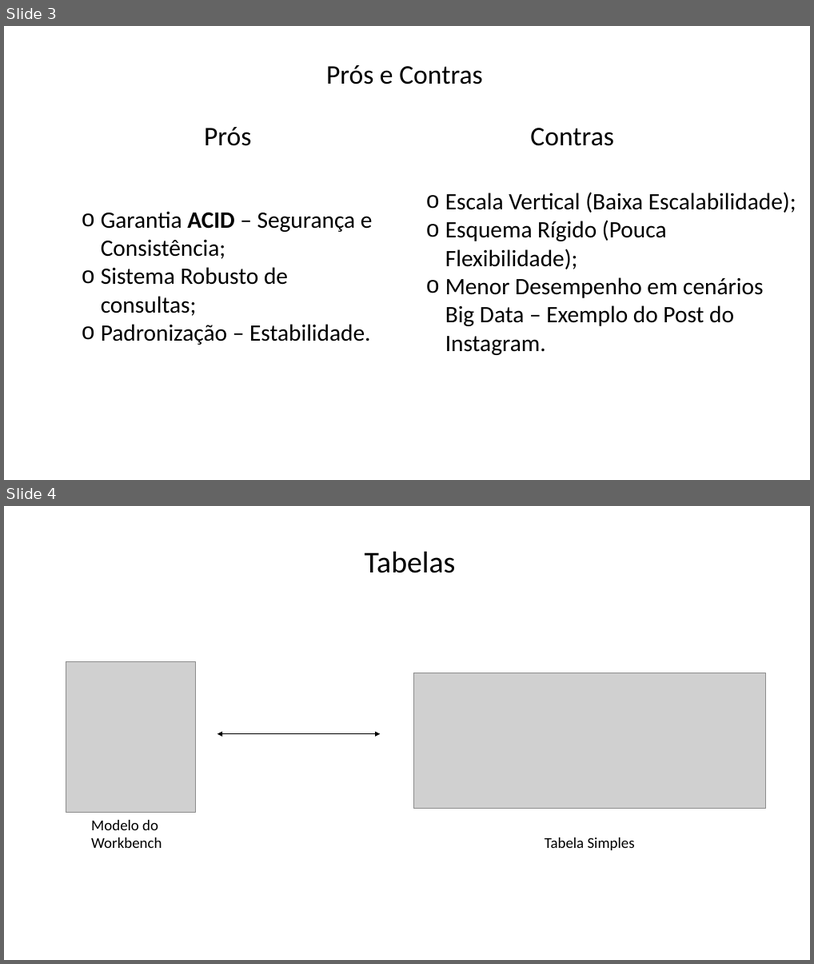
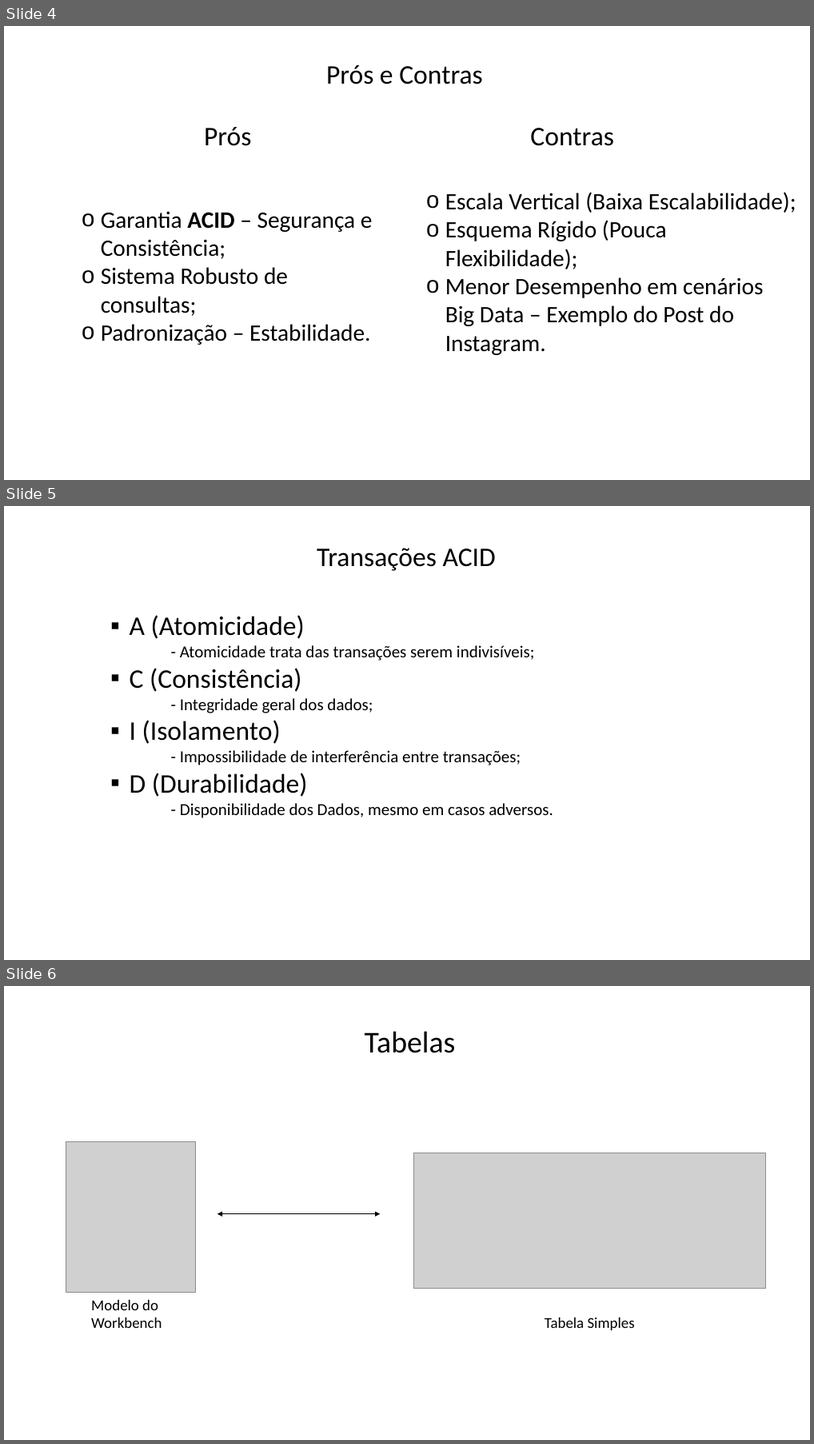
Before and after one commit to Felipe-Tagawa/C07-Monitoria, a slide deck: Aula 02/IntroduçãoBD.pptx. Shown one above the other, each under a label of ours: slides 3 and 4 before the commit, slides 4, 5 and 6 after it. The pictures are 814x964 and 814x1444 pixels, drawn with LibreOffice and Linux fonts; fonts in the diff are those of the drawing; grey boxes stand for pictures; background and template pictures are left out. Boxes give left, top, right and bottom in pixels: in the first picture for what was removed or moved away, otherwise in the second. Text is boxed around its words. In the diff, an @@ line names an element or a change of style, - is before the commit and + after.

```diff
--- a/Aula 02/IntroduçãoBD.pptx
+++ b/Aula 02/IntroduçãoBD.pptx
@@ slide 5 added at <box>4,506,810,960</box>, background picture (left out) @@
@@ text added at <box>317,548,496,571</box>, 32 pt, text #000000 @@
+Transações ACID
@@ text added at <box>130,615,554,818</box>, 20 pt, text #000000 @@
+▪ A (Atomicidade)
+- Atomicidade trata das transações serem indivisíveis;
+▪ C (Consistência)
+- Integridade geral dos dados;
+▪ I (Isolamento)
+- Impossibilidade de interferência entre transações;
+▪ D (Durabilidade)
+- Disponibilidade dos Dados, mesmo em casos adversos.
@@ what was slide 3 is now slide 4 @@
@@ what was slide 4 is now slide 6 @@
```
Also in this commit, not shown: 2 slides changed, 6 other slides added, 1 other file.
